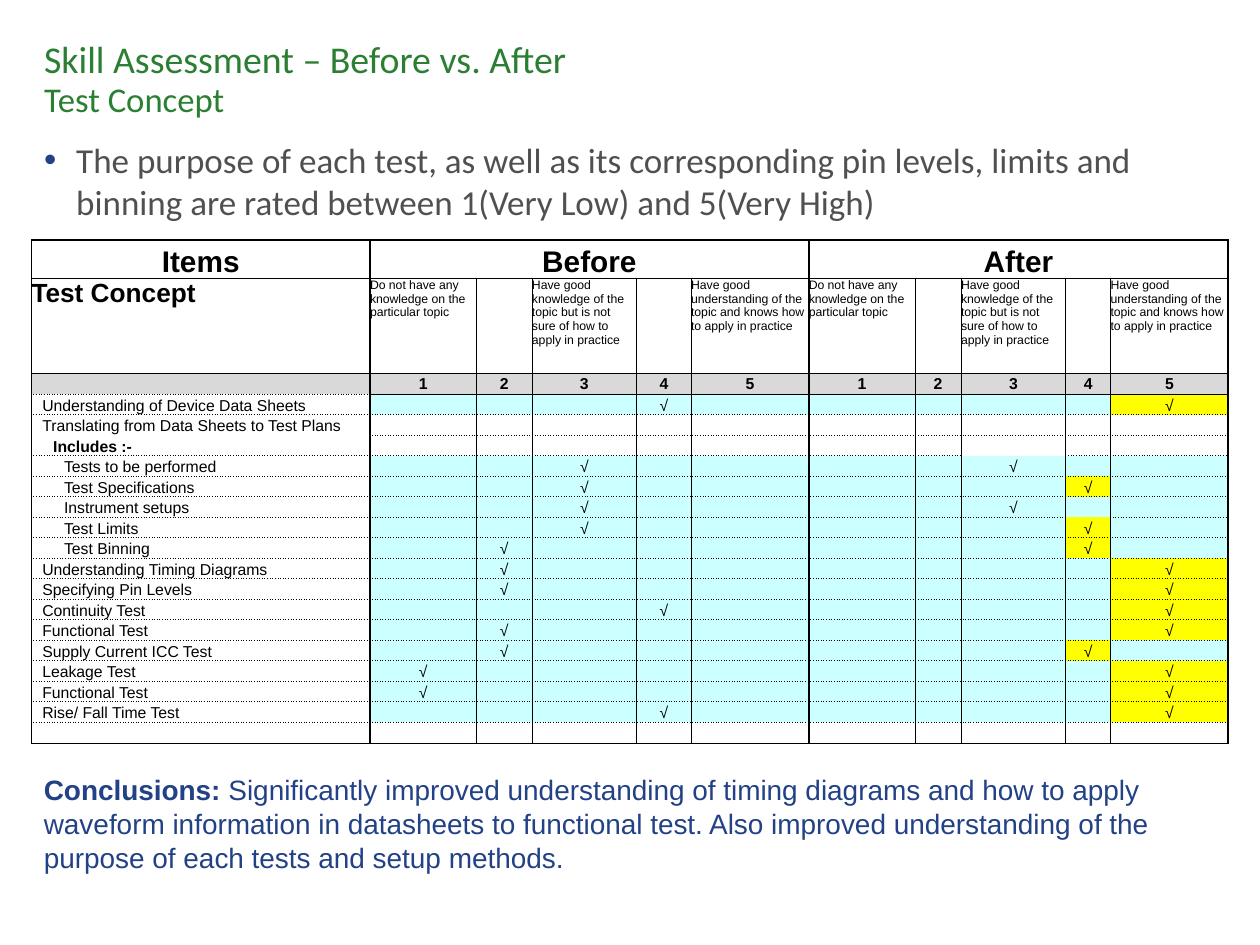
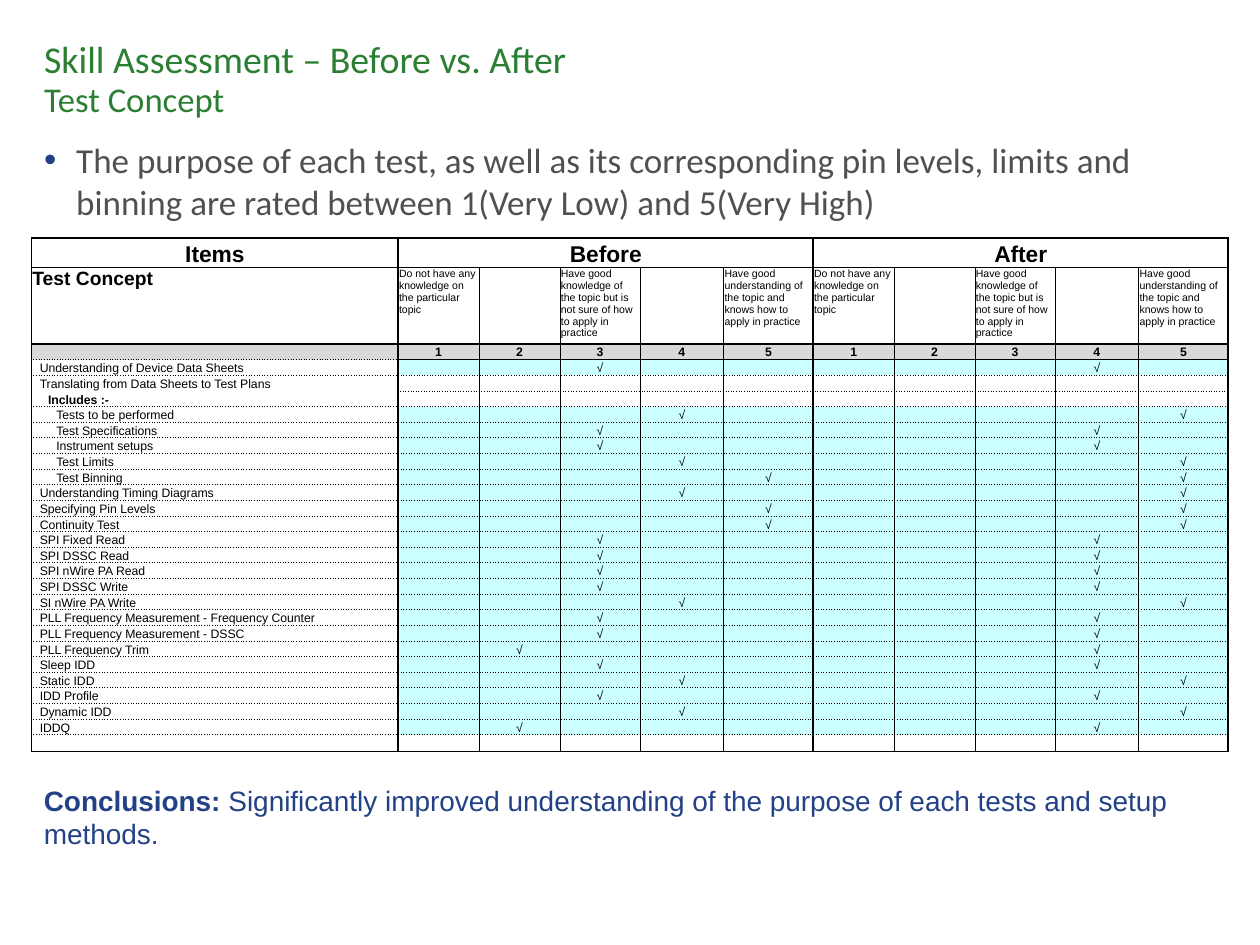
Before and after one commit to rahmanantara/Project-2, a slide deck: slide 24 of Rahman_project2_Presentation_v1.pptx (slide 21 before the commit). Drawn at 1260x945 pixels with LibreOffice and Linux fonts; fonts in the diff are those of the drawing; background and template pictures are left out. Boxes give left, top, right and bottom in pixels: in the first picture for what was removed or moved away, otherwise in the second. Text is boxed around its words. In the diff, an @@ line names an element or a change of style, - is before the commit and + after.

```diff
--- a/Rahman_project2_Presentation_v1.pptx
+++ b/Rahman_project2_Presentation_v1.pptx
@@ table at (32,238,1227,752) @@
-row 4: Understanding of Device Data Sheets |  |  |  | √ |  |  |  |  |  | √
+row 4: Understanding of Device Data Sheets |  |  | √ |  |  |  |  |  | √ | 
-row 7: Tests to be performed |  |  | √ |  |  |  |  | √ |  | 
+row 7: Tests to be performed |  |  |  | √ |  |  |  |  |  | √
-row 9: Instrument setups |  |  | √ |  |  |  |  | √ |  | 
-row 10: Test Limits |  |  | √ |  |  |  |  |  | √ | 
-row 11: Test Binning |  | √ |  |  |  |  |  |  | √ | 
-row 12: Understanding Timing Diagrams |  | √ |  |  |  |  |  |  |  | √
-row 13: Specifying Pin Levels |  | √ |  |  |  |  |  |  |  | √
-row 14: Continuity Test |  |  |  | √ |  |  |  |  |  | √
-row 15: Functional Test |  | √ |  |  |  |  |  |  |  | √
-row 16: Supply Current ICC Test |  | √ |  |  |  |  |  |  | √ | 
-row 17: Leakage Test | √ |  |  |  |  |  |  |  |  | √
-row 18: Functional Test | √ |  |  |  |  |  |  |  |  | √
-row 19: Rise/ Fall Time Test |  |  |  | √ |  |  |  |  |  | √
+row 9: Instrument setups |  |  | √ |  |  |  |  |  | √ | 
+row 10: Test Limits |  |  |  | √ |  |  |  |  |  | √
+row 11: Test Binning |  |  |  |  | √ |  |  |  |  | √
+row 12: Understanding Timing Diagrams |  |  |  | √ |  |  |  |  |  | √
+row 13: Specifying Pin Levels |  |  |  |  | √ |  |  |  |  | √
+row 14: Continuity Test |  |  |  |  | √ |  |  |  |  | √
+row 15: SPI Fixed Read |  |  | √ |  |  |  |  |  | √ | 
+row 16: SPI DSSC Read |  |  | √ |  |  |  |  |  | √ | 
+row 17: SPI nWire PA Read |  |  | √ |  |  |  |  |  | √ | 
+row 18: SPI DSSC Write |  |  | √ |  |  |  |  |  | √ | 
+row 19: SI nWire PA Write |  |  |  | √ |  |  |  |  |  | √
+row 20: PLL Frequency Measurement - Frequency Counter |  |  | √ |  |  |  |  |  | √ | 
+row 21: PLL Frequency Measurement - DSSC |  |  | √ |  |  |  |  |  | √ | 
+row 22: PLL Frequency Trim |  | √ |  |  |  |  |  |  | √ | 
+row 23: Sleep IDD |  |  | √ |  |  |  |  |  | √ | 
+row 24: Static IDD |  |  |  | √ |  |  |  |  |  | √
+row 25: IDD Profile |  |  | √ |  |  |  |  |  | √ | 
+row 26: Dynamic IDD |  |  |  | √ |  |  |  |  |  | √
+row 27: IDDQ |  | √ |  |  |  |  |  |  | √ | 
@@ text at (44,790,1167,845): text changed @@
-Conclusions: Significantly improved understanding of timing diagrams and how to apply waveform information in datasheets to functional test. Also improved understanding of the purpose of each tests and setup methods.
+Conclusions: Significantly improved understanding of the purpose of each tests and setup methods.
```
Also in this commit, not shown: 11 other slides changed, 13 slides added, 17 slides removed, 8 other files.
